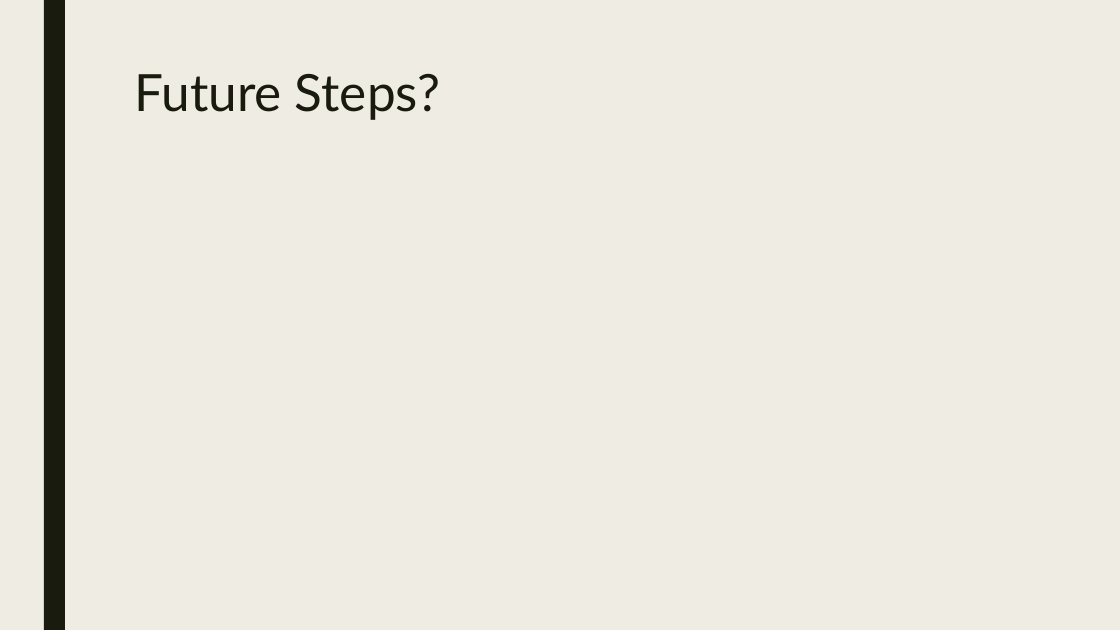
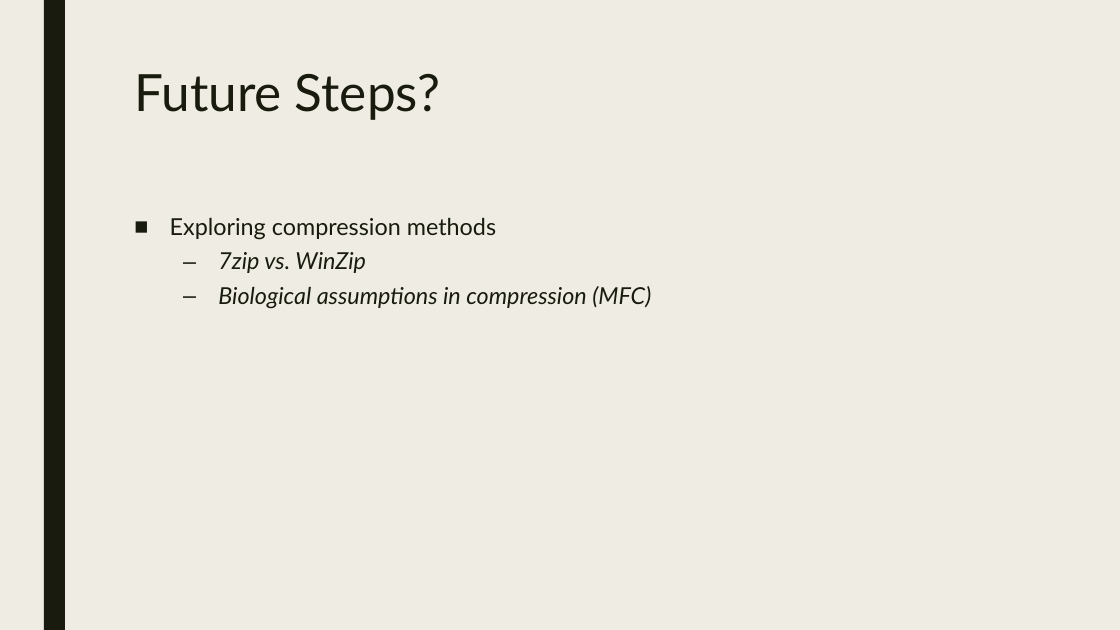
Before and after one commit to itsdlow/PhyloTools, a slide deck: slide 19 of Surveying_Phylogenetic_Forests.pptx. Drawn at 1120x630 pixels with LibreOffice and Linux fonts; fonts in the diff are those of the drawing. Boxes give left, top, right and bottom in pixels: in the first picture for what was removed or moved away, otherwise in the second. Text is boxed around its words. In the diff, an @@ line names an element or a change of style, - is before the commit and + after.

```diff
--- a/Surveying_Phylogenetic_Forests.pptx
+++ b/Surveying_Phylogenetic_Forests.pptx
@@ text added at [170,217,651,309], 20 pt, text #191B0E, italic @@
+■ Exploring compression methods
+  – 7zip vs. WinZip
+  – Biological assumptions in compression (MFC)
```
Also in this commit, not shown: 3 other slides changed.
